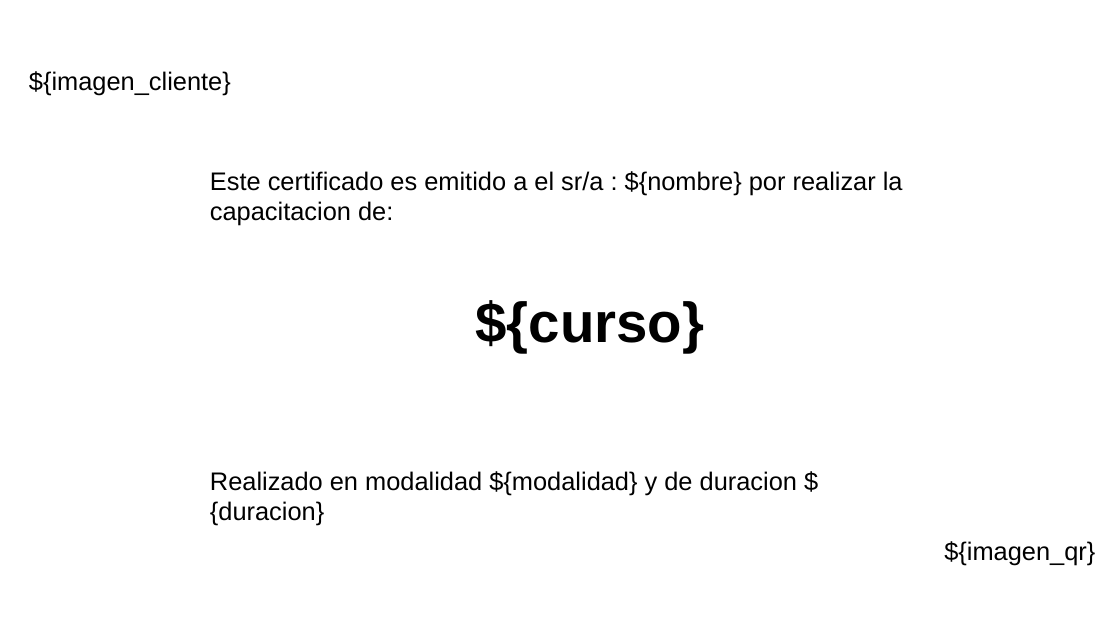
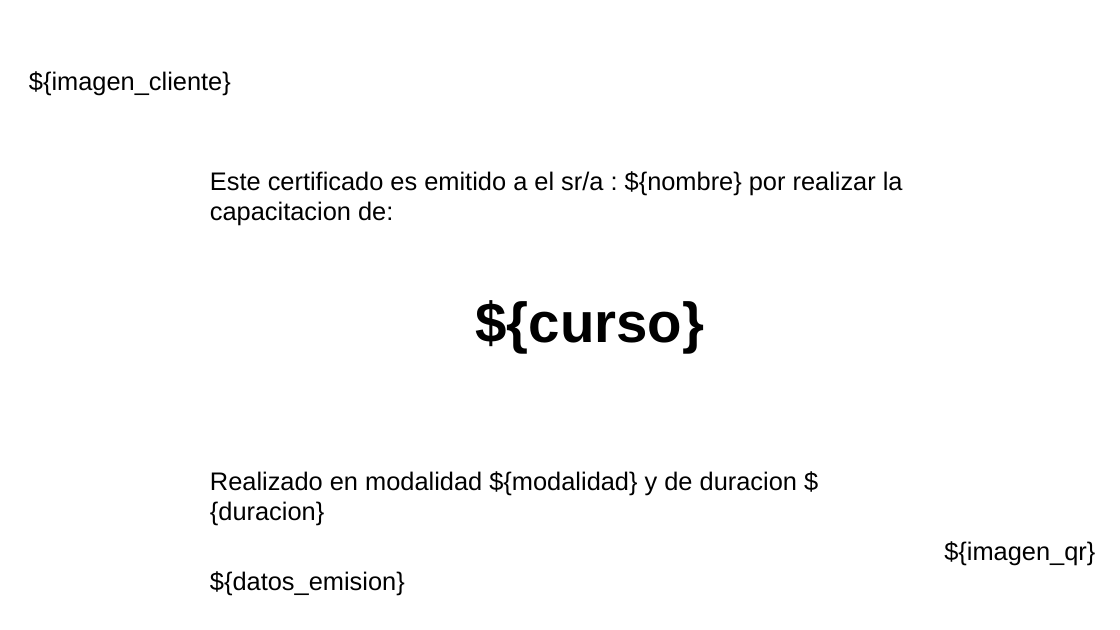
Before and after one commit to ViesTreet/createmanagesubmit, a slide deck: slide 1 of Untitled 1.pptx. Drawn at 1120x630 pixels with LibreOffice and Linux fonts; fonts in the diff are those of the drawing; background and template pictures are left out. Boxes give left, top, right and bottom in pixels: in the first picture for what was removed or moved away, otherwise in the second. Text is boxed around its words. In the diff, an @@ line names an element or a change of style, - is before the commit and + after.

```diff
--- a/Untitled 1.pptx
+++ b/Untitled 1.pptx
@@ text added at box(210, 571, 405, 595), 18 pt, text #000000 @@
+${datos_emision}
```
Also in this commit, not shown: 8 other files.
